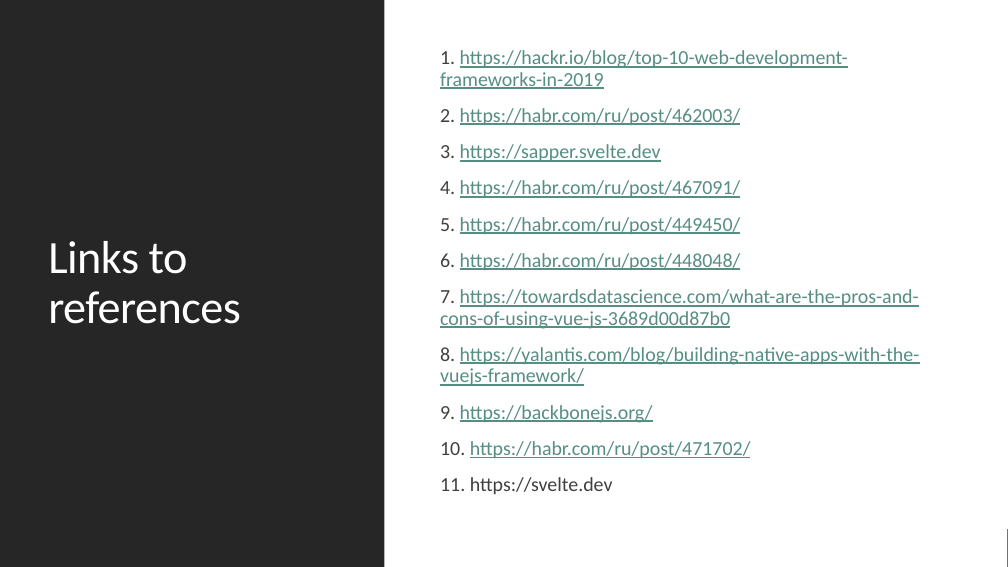
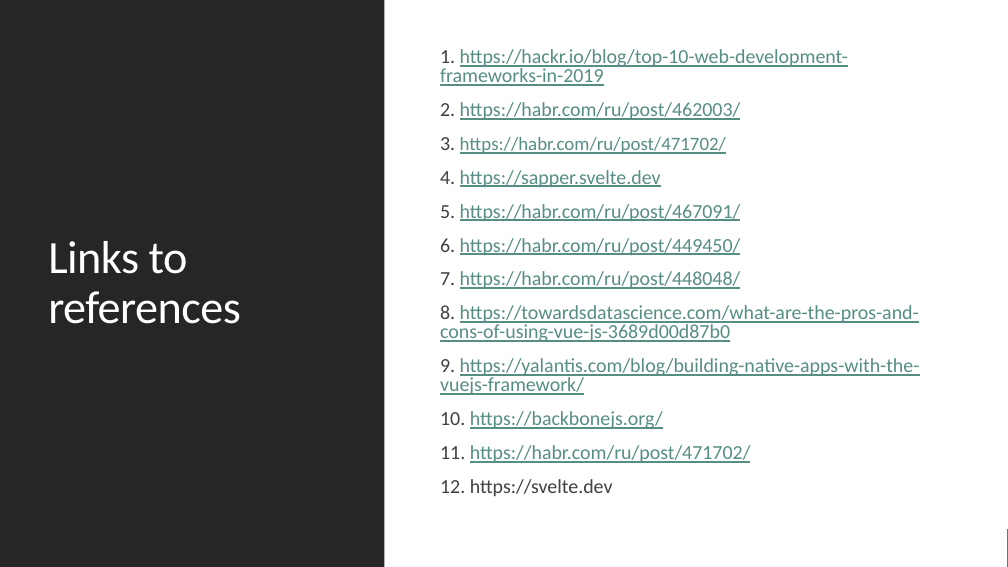
Before and after one commit to the-homeless-god/Profile, a slide deck: slide 40 of Presentations/Svelte framework.pptx. Drawn at 1008x567 pixels with LibreOffice and Linux fonts; fonts in the diff are those of the drawing. Boxes give left, top, right and bottom in pixels: in the first picture for what was removed or moved away, otherwise in the second. Text is boxed around its words. In the diff, an @@ line names an element or a change of style, - is before the commit and + after.

Commit message:
update references

```diff
--- a/Presentations/Svelte framework.pptx
+++ b/Presentations/Svelte framework.pptx
@@ text at (440, 49, 848, 120): line spacing 0.9 to 0.8 @@
@@ text at (440, 137, 920, 496): text changed @@
-  3. https://sapper.svelte.dev
-  4. https://habr.com/ru/post/467091/
-  5. https://habr.com/ru/post/449450/
-  6. https://habr.com/ru/post/448048/
-  7. https://towardsdatascience.com/what-are-the-pros-and-cons-of-using-vue-js-3689d00d87b0
-  8. https://yalantis.com/blog/building-native-apps-with-the-vuejs-framework/
-  9. https://backbonejs.org/
-  10. https://habr.com/ru/post/471702/
-  11. https://svelte.dev
+  3. https://habr.com/ru/post/471702/
+  4. https://sapper.svelte.dev
+  5. https://habr.com/ru/post/467091/
+  6. https://habr.com/ru/post/449450/
+  7. https://habr.com/ru/post/448048/
+  8. https://towardsdatascience.com/what-are-the-pros-and-cons-of-using-vue-js-3689d00d87b0
+  9. https://yalantis.com/blog/building-native-apps-with-the-vuejs-framework/
+  10. https://backbonejs.org/
+  11. https://habr.com/ru/post/471702/
+  12. https://svelte.dev
```
